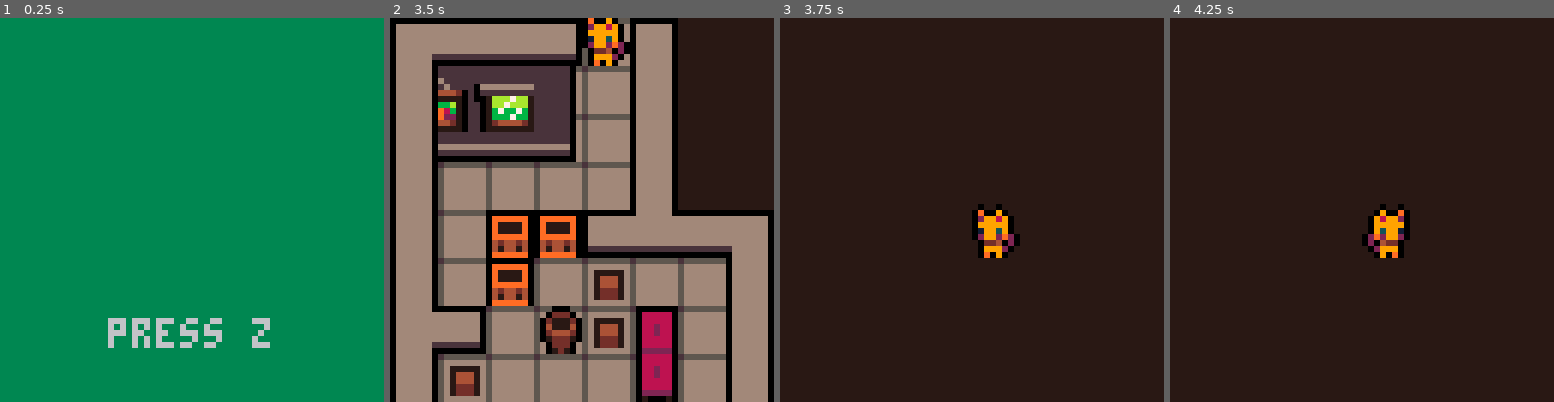
Above: before the commit, frames 1-4 (left to right).
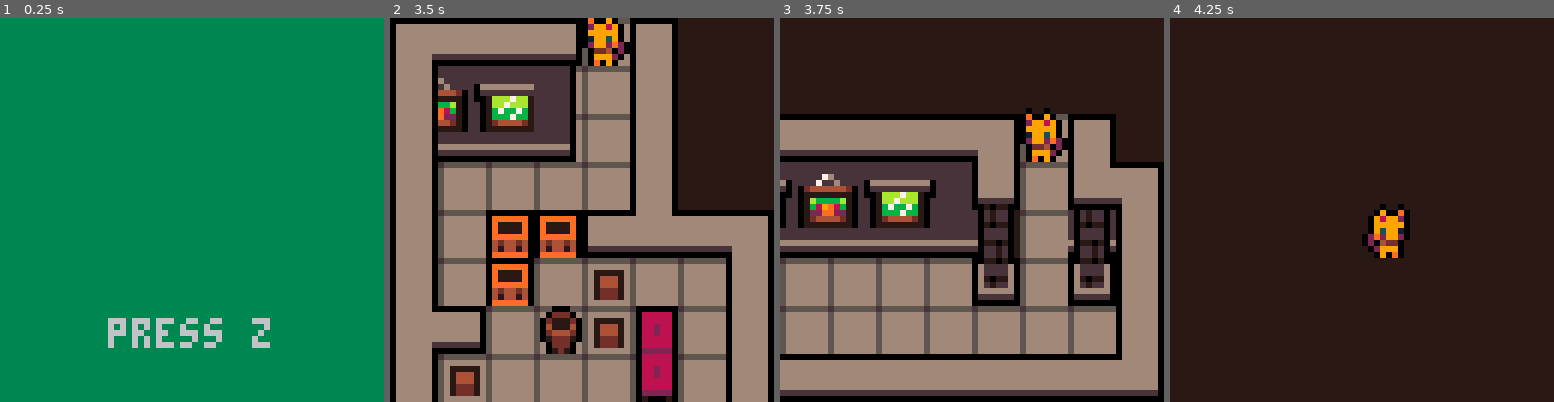
Above: after the commit, the same moments.

Repository: konata-chan404/Kitty-Kondo
Game: PICO-8 cartridge game.p8
The game is run twice, just before and just after one commit, with the same random seed, the same clock (stepped at 60 frames per second) and the same inputs.
Inputs:
- Up to frame 1 (0.25 s): no input
- Up to frame 2 (3.5 s): tap X (X key) at 0.33, 1.07, 1.85, 2.97 s; tap O (Z key) at 0.7, 1.7, 2.1, 2.5, 2.9, 3.3 s; hold Right 1.6-2.1 s; hold Up 2.15-2.42 s; hold Right 2.47-3.03 s; hold Left from 3.08 s (still down)
- Up to frame 3 (3.75 s): release Left at 3.58 s; hold Down from 3.63 s (still down); tap O (Z key) at 3.7 s
- Up to frame 4 (4.25 s): release Down at 3.97 s; hold Right from 4.02 s (still down); tap X (X key) at 4.08 s; tap O (Z key) at 4.1 s

Frames 1-2 are identical in both runs. In frame 3, 71% of the frame differs, in the area x 0-100%, y 23-100%; in frame 4, nothing differs.

Commit message:
dasdmkl

Diff:
--- a/game.p8
+++ b/game.p8
@@ -63,13 +63,15 @@
 function game_update()
 	-- update player position
 	player:move()
+
+	if btnp(4) then
+		load_next_level()
+	end
+
 	if btnp(5) then
 		restart_level()
 	end
 
-	if btnp(4) then
-		load_next_level()
-	end
 end
 
 function game_draw()
@@ -626,6 +628,16 @@
 		},
 
 		{
+			celx_start = 6,
+			cely_start = 47,
+			celx_end = 17,
+			cely_end = 52,
+			player_spawn = {xpos=15, ypos=47},
+			end_point = {xpos=100, ypos = 100},
+			ground_tile = 62
+		},
+
+		{
 			celx_start = 100,
 			cely_start = 100,
 			celx_end = 100,
Not shown, changed: 144 lines of the sprite sheet (__gfx__) section of game.p8
Not shown, changed: the thumbnail (__label__) section of game.p8
